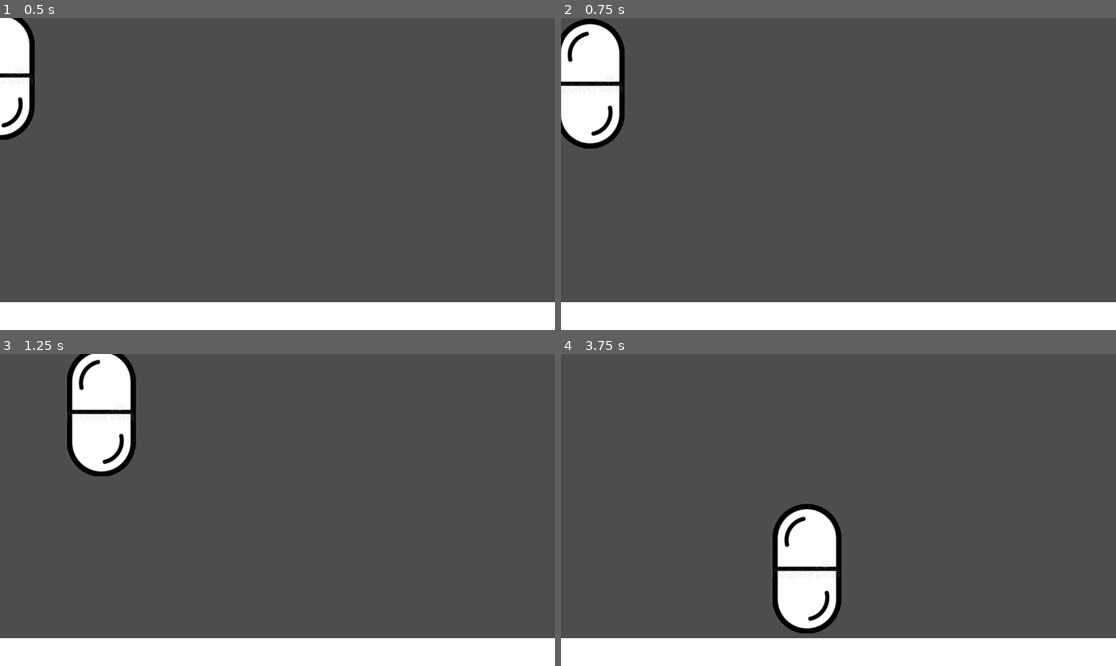
Above: before the commit, frames 1-4 (two rows, left to right).
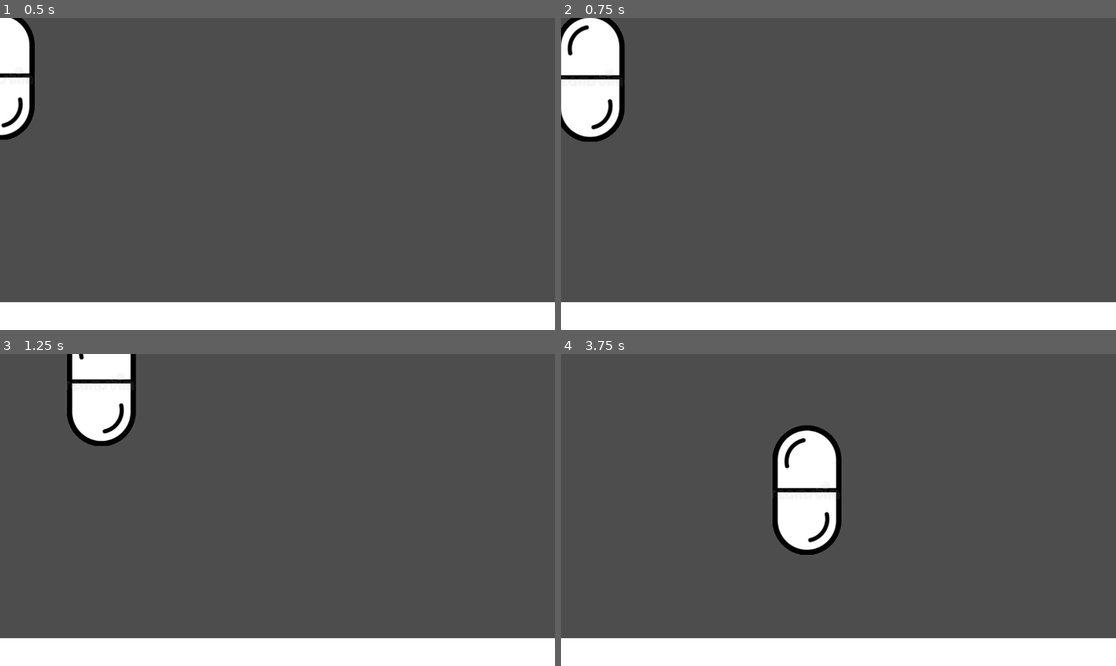
Above: after the commit, the same moments.

Repository: Rivmo/Super-Smash-Guys
Game: Godot game, scene res://scene.tscn
Same seed, same stepped clock (60 frames per second), same inputs: the game is played once before the commit and once after it.
Inputs:
- Up to frame 1 (0.5 s): no input
- Up to frame 2 (0.75 s): hold Right (Right) from 0.53 s (still down); tap Up (Jump) at 0.6 s
- Up to frame 3 (1.25 s): keep holding Right (Right); tap Up (Jump) at 0.77, 1.07 s
- Up to frame 4 (3.75 s): tap Up (Jump) at 1.35, 1.52, 1.82, 2.1, 2.85, 3.02, 3.32, 3.6 s; release Right (Right) at 2.03 s; hold Left (Left) 2.03-2.78 s; hold Right (Right) from 2.78 s (still down)

Frame 1 is identical in both runs. In frame 2, 1.6% of the frame differs, in the area x 0-12%, y 0-42%; in frame 3, 2.3%; in frame 4, 6.9%, in the area x 38-51%, y 22-90%.

Commit message:
Input type & Jump count
Added new input methods (w,a,d)
Added extra jump count attribute to character

Diff:
--- a/character_body_2d.gd
+++ b/character_body_2d.gd
@@ -1,9 +1,11 @@
 extends CharacterBody2D
 
 @export var knockback = 0
+@export var extra_jumps = 2
+
 const SPEED = 300.0
-const JUMP_VELOCITY = -400.0
-var Double_jump : bool = false
+const JUMP_VELOCITY = -500.0
+var Double_jump_count : int = 0
 func _physics_process(delta: float) -> void:
 	# Add the gravity.
 	if not is_on_floor():
@@ -13,10 +15,10 @@
 	if Input.is_action_just_pressed("Jump"):
 		if is_on_floor():
 			velocity.y = JUMP_VELOCITY
-			Double_jump = false
-		elif not Double_jump:
+			Double_jump_count = 0
+		elif not Double_jump_count >= extra_jumps:
 			velocity.y = JUMP_VELOCITY
-			Double_jump = true
+			Double_jump_count += 1
 
 	# Get the input direction and handle the movement/deceleration.
 	# As good practice, you should replace UI actions with custom gameplay actions.
--- a/project.godot
+++ b/project.godot
@@ -20,16 +20,19 @@
 Right={
 "deadzone": 0.2,
 "events": [Object(InputEventKey,"resource_local_to_scene":false,"resource_name":"","device":-1,"window_id":0,"alt_press …(195 unchanged characters)…
+, Object(InputEventKey,"resource_local_to_scene":false,"resource_name":"","device":-1,"window_id":0,"alt_pressed":false,"shift_pressed":false,"ctrl_pressed":false,"meta_pressed":false,"pressed":false,"keycode":0,"physical_keycode":68,"key_label":0,"unicode":100,"location":0,"echo":false,"script":null)
 ]
 }
 Left={
 "deadzone": 0.2,
 "events": [Object(InputEventKey,"resource_local_to_scene":false,"resource_name":"","device":-1,"window_id":0,"alt_press …(195 unchanged characters)…
+, Object(InputEventKey,"resource_local_to_scene":false,"resource_name":"","device":-1,"window_id":0,"alt_pressed":false,"shift_pressed":false,"ctrl_pressed":false,"meta_pressed":false,"pressed":false,"keycode":0,"physical_keycode":65,"key_label":0,"unicode":97,"location":0,"echo":false,"script":null)
 ]
 }
 Jump={
 "deadzone": 0.2,
 "events": [Object(InputEventKey,"resource_local_to_scene":false,"resource_name":"","device":-1,"window_id":0,"alt_press …(195 unchanged characters)…
+, Object(InputEventKey,"resource_local_to_scene":false,"resource_name":"","device":-1,"window_id":0,"alt_pressed":false,"shift_pressed":false,"ctrl_pressed":false,"meta_pressed":false,"pressed":false,"keycode":0,"physical_keycode":87,"key_label":0,"unicode":119,"location":0,"echo":false,"script":null)
 ]
 }
 
--- a/scene.tscn
+++ b/scene.tscn
@@ -16,6 +16,7 @@
 
 [node name="CharacterBody2D" type="CharacterBody2D" parent="." unique_id=1669504373]
 script = ExtResource("1_nxogm")
+extra_jumps = 1
 
 [node name="Sprite2D" type="Sprite2D" parent="CharacterBody2D" unique_id=1489925236]
 texture = ExtResource("1_ulcgi")
